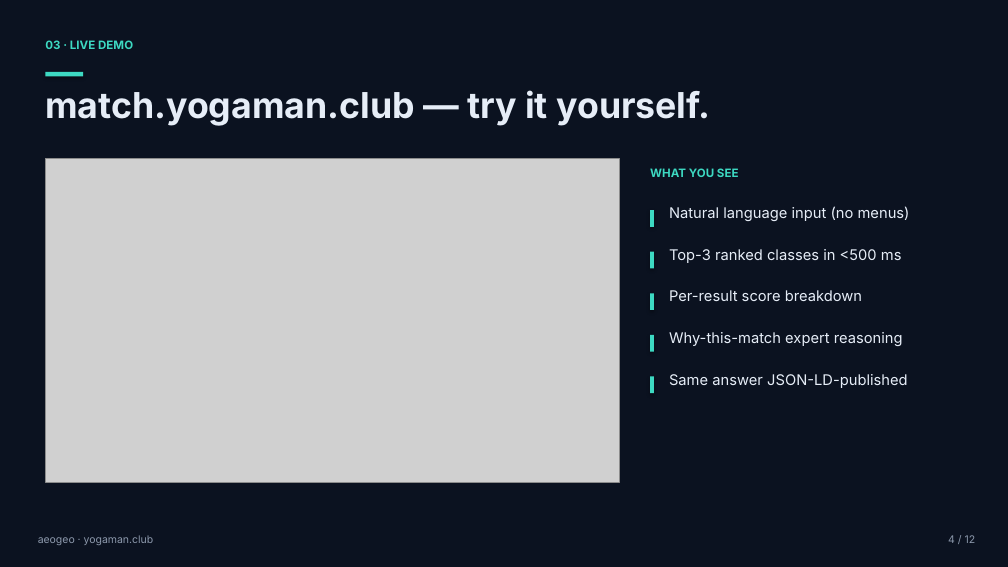
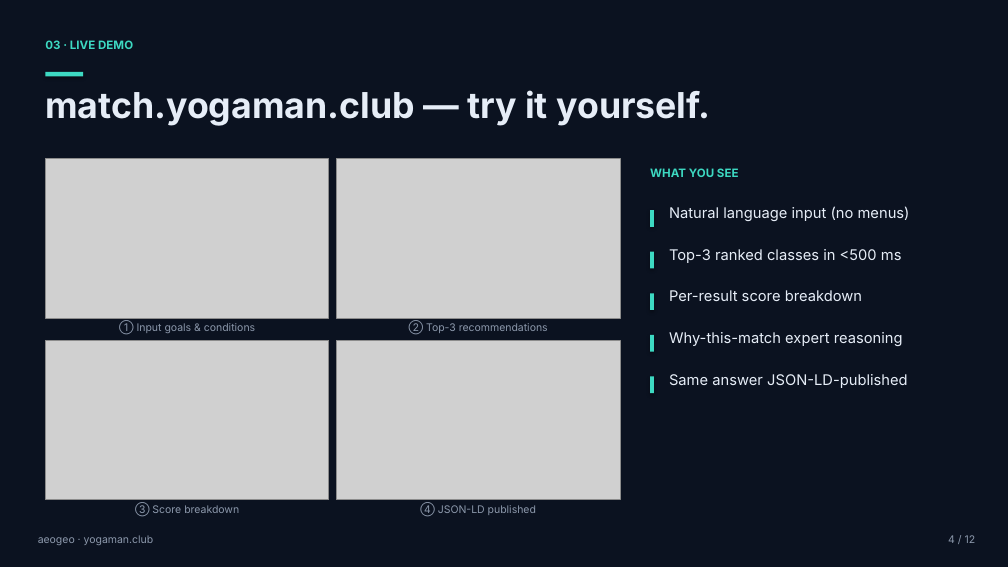
Before and after one commit to prgrms-aibe-devcourse/AIBE5_FinalProject_Team11, a slide deck: slide 4 of pitch/aeogeo_pitch_deck.pptx. Drawn at 1008x567 pixels with LibreOffice and Linux fonts; fonts in the diff are those of the drawing; grey boxes stand for pictures. Boxes give left, top, right and bottom in pixels: in the first picture for what was removed or moved away, otherwise in the second. Text is boxed around its words. In the diff, an @@ line names an element or a change of style, - is before the commit and + after.

```diff
--- a/pitch/aeogeo_pitch_deck.pptx
+++ b/pitch/aeogeo_pitch_deck.pptx
@@ picture added at [45, 159, 329, 318] @@
@@ picture: place and size @@
-picture at [45, 159, 620, 482]
+picture at [337, 159, 620, 318]
@@ text added at [119, 323, 255, 335], 10 pt, text #8B97AA @@
+① Input goals & conditions
@@ text added at [409, 323, 548, 335], 10 pt, text #8B97AA @@
+② Top-3 recommendations
@@ picture added at [45, 340, 329, 500] @@
@@ picture added at [337, 340, 620, 500] @@
@@ text added at [135, 504, 239, 516], 10 pt, text #8B97AA @@
+③ Score breakdown
@@ text added at [420, 504, 536, 516], 10 pt, text #8B97AA @@
+④ JSON-LD published
```
Also in this commit, not shown: 6 other slides changed, 3 slides added, 3 slides removed, 10 other files.
